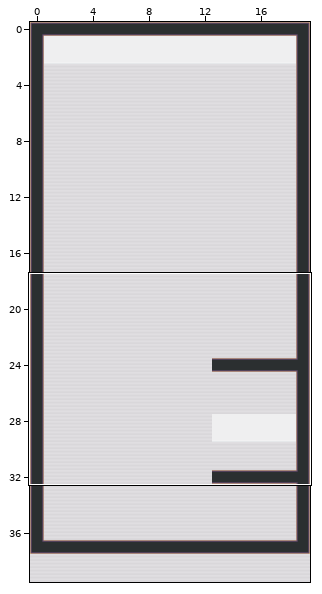
One commit to this Tiled map (JSON): Terceiro_andar.tmj. The first picture is a wide view before the edit; the outline marks the close-up.
Close-up. Old version:
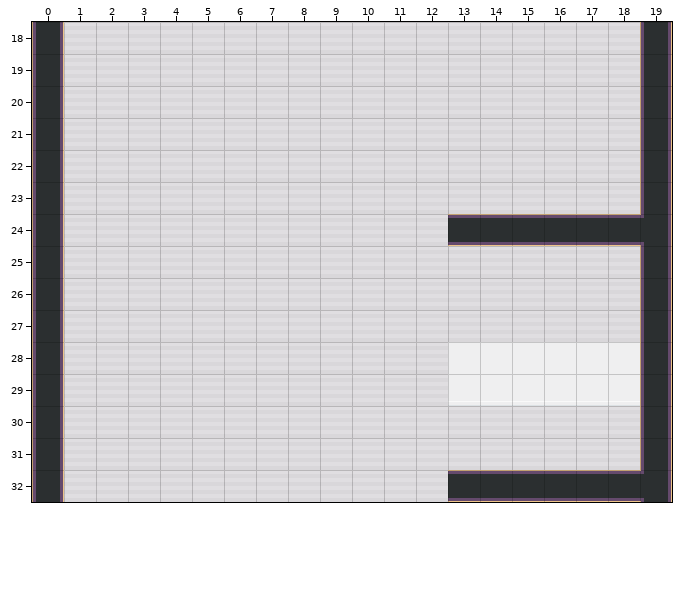
Cells are 32x32 px. Shown: x 0..19, y 18..32.
After the commit:
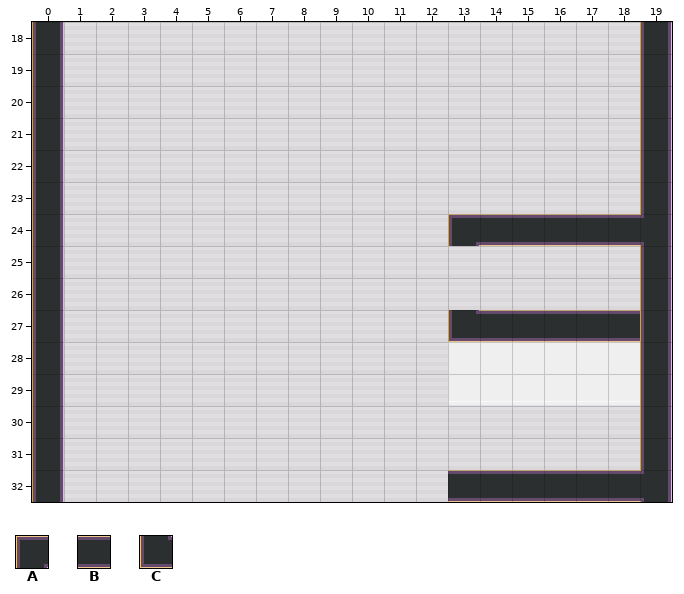
Key: from "WA_Room_Builder": A 93, B 94, C 368.
_ is an empty cell.
From old to new:
Layer "teto":
The author changed tile B to tile A in row 24 at x 13.
Tile B now appears in row 27 at x 14 to 18.
Tile C now appears in row 27 at x 13.
